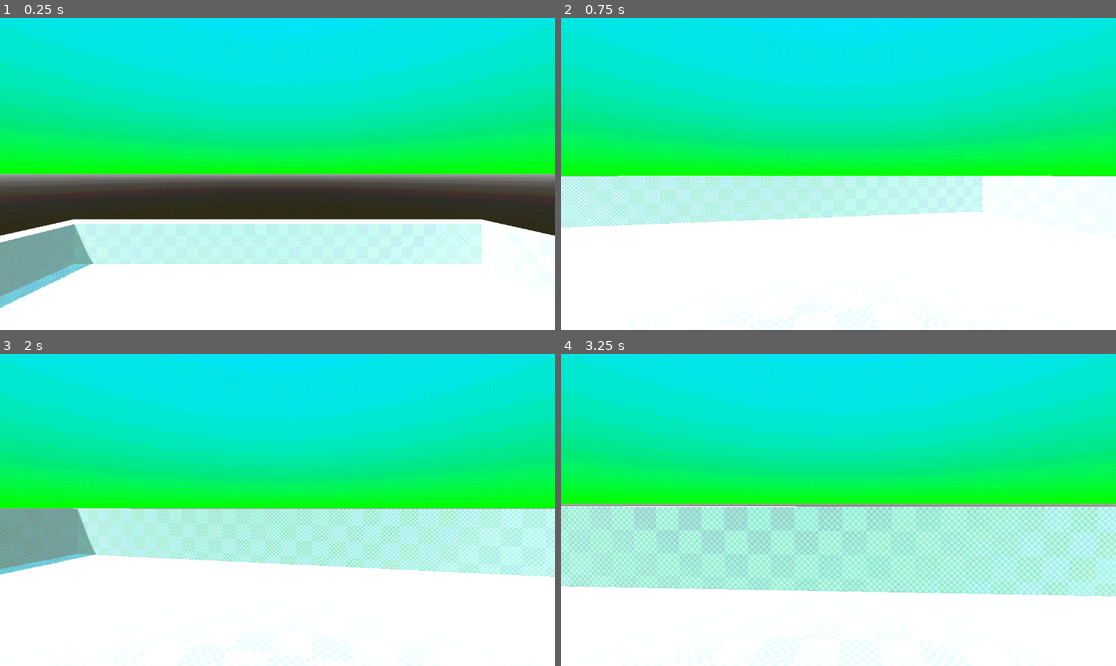
Above: before the commit, frames 1-4 (two rows, left to right).
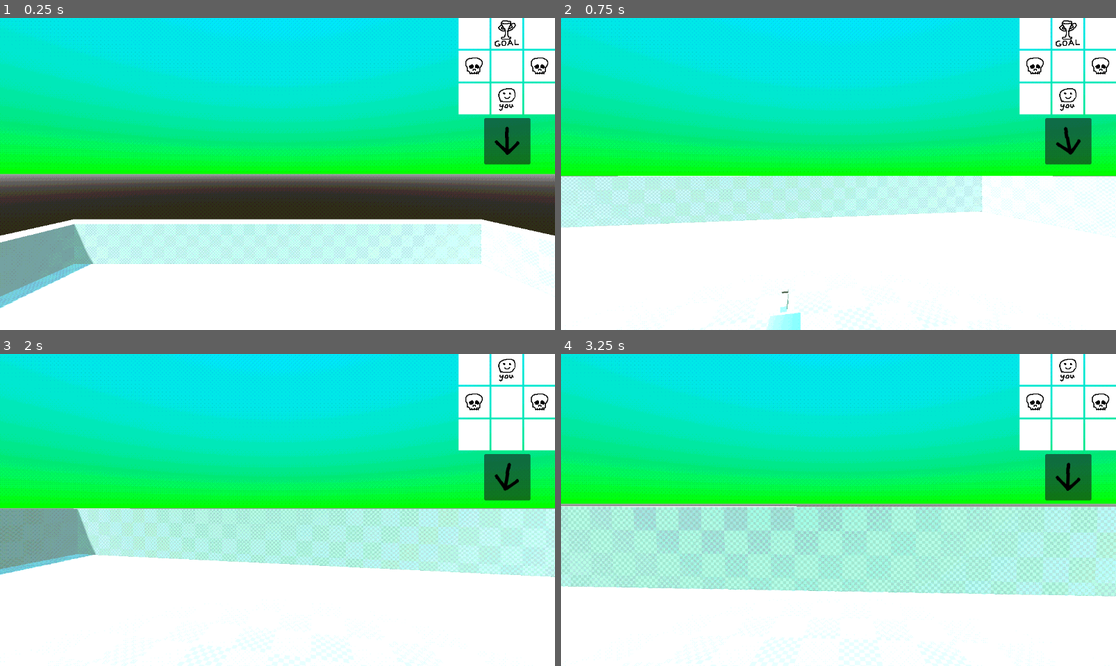
Above: after the commit, the same moments.

Repository: ejohnd98/LSDJam
Game: Godot game, scene res://scenes/game.tscn
Same seed, same stepped clock (60 frames per second), same inputs: the game is played once before the commit and once after it.
Inputs (mouse positions are in pixels of both pictures, inside the frame that each line leads up to):
- Up to frame 1 (0.25 s): no input
- Up to frame 2 (0.75 s): move the mouse to (866, 174) at 0.52 s; hold W (Forward) from 0.53 s (still down)
- Up to frame 3 (2 s): keep holding W (Forward); tap Space (Jump) at 0.77, 1.52 s; move the mouse to (249, 510) at 1.27 s
- Up to frame 4 (3.25 s): keep holding W (Forward); move the mouse to (849, 503) at 2.02 s; move the mouse to (832, 516) at 2.77 s; tap Space (Jump) at 3.02 s

The runs differ from the first frame. In frame 1, 6.3% of the frame differs, in the area x 82-100%, y 0-47%; in frame 2, 6.6%, in the area x 37-100%, y 0-100%; in frame 3, 6.3%; in frame 4, 6.3%.

Commit message:
Started work on dream grid

Diff:
--- /dev/null
+++ b/scenes/CompassUI.gd
@@ -0,0 +1,9 @@
+extends Panel
+
+@onready var player_node = $"../../SubViewport/Game/Player"
+@onready var compass_node = $TextureRect
+
+
+# Called every frame. 'delta' is the elapsed time since the previous frame.
+func _process(delta):
+	$TextureRect.rotation = player_node.get_player_rotation()
--- /dev/null
+++ b/scenes/DreamGrid.gd
@@ -0,0 +1,36 @@
+extends Control
+
+var grid_size = Vector2i.ZERO
+var grid = []
+var player_position = Vector2i.ZERO
+
+# Called when the node enters the scene tree for the first time.
+func _ready():
+	populate_grid_array()
+
+func populate_grid_array():
+	grid_size.x = $GridContainer.columns
+	grid_size.y = $GridContainer.get_child_count() / grid_size.x
+	for x in grid_size.x:
+		grid.append([])
+		for y in grid_size.y:
+			grid[x].append($GridContainer.get_child(y*grid_size.x + x))
+	print("populated grid of size: " + str(grid_size))
+
+	for x in grid_size.x:
+		for y in grid_size.y:
+			if grid[x][y].is_start:
+				player_position = Vector2i(x,y)
+
+
+func move_in_direction (direction: Vector2i):
+	player_position.x = wrap(player_position.x + direction.x, 0, grid_size.x)
+	player_position.y = wrap(player_position.y - direction.y, 0, grid_size.y)
+	for x in grid_size.x:
+		for y in grid_size.y:
+			grid[x][y].UpdateTexture(player_position == Vector2i(x,y))
+
+
+# Called every frame. 'delta' is the elapsed time since the previous frame.
+func _process(delta):
+	pass
--- /dev/null
+++ b/scenes/dream_cell.gd
@@ -0,0 +1,25 @@
+class_name DreamCell
+
+extends Node
+
+@export var scene_name: String = "default_scene"
+
+@export var is_nightmare = false
+@export var is_goal = false
+@export var is_start = false
+
+func _ready():
+	UpdateTexture(is_start)
+
+func UpdateTexture(showPlayer: bool = false):
+	if showPlayer:
+		$Overlay.texture = load("res://textures/DreamGrid/you_icon.png")
+		$Overlay.visible = true
+	elif is_goal:
+		$Overlay.texture = load("res://textures/DreamGrid/goal_icon.png")
+		$Overlay.visible = true
+	elif is_nightmare:
+		$Overlay.texture = load("res://textures/DreamGrid/skull_icon.png")
+		$Overlay.visible = true
+	else:
+		$Overlay.visible = false
--- /dev/null
+++ b/scenes/dream_cell.tscn
@@ -0,0 +1,16 @@
+[gd_scene load_steps=3 format=3 uid="uid://cyndvm76up426"]
+
+[ext_resource type="Texture2D" uid="uid://c0umprwf2tnk0" path="res://textures/DreamGrid/dream_icon.png" id="1_3ft4y"]
+[ext_resource type="Script" path="res://scenes/dream_cell.gd" id="2_muwyj"]
+
+[node name="DreamCell" type="TextureRect"]
+texture = ExtResource("1_3ft4y")
+script = ExtResource("2_muwyj")
+
+[node name="Overlay" type="TextureRect" parent="."]
+layout_mode = 1
+anchors_preset = 15
+anchor_right = 1.0
+anchor_bottom = 1.0
+grow_horizontal = 2
+grow_vertical = 2
--- /dev/null
+++ b/scenes/dream_grid.tscn
@@ -0,0 +1,54 @@
+[gd_scene load_steps=3 format=3 uid="uid://dusmamsayjyke"]
+
+[ext_resource type="PackedScene" uid="uid://cyndvm76up426" path="res://scenes/dream_cell.tscn" id="1_tp6mm"]
+[ext_resource type="Script" path="res://scenes/DreamGrid.gd" id="1_x6758"]
+
+[node name="Control" type="Control"]
+custom_minimum_size = Vector2(300, 300)
+layout_mode = 3
+anchors_preset = 1
+anchor_left = 1.0
+anchor_right = 1.0
+grow_horizontal = 0
+script = ExtResource("1_x6758")
+
+[node name="GridContainer" type="GridContainer" parent="."]
+layout_mode = 1
+anchors_preset = 1
+anchor_left = 1.0
+anchor_right = 1.0
+offset_left = -200.0
+offset_bottom = 200.0
+grow_horizontal = 0
+columns = 3
+
+[node name="DreamCell" parent="GridContainer" instance=ExtResource("1_tp6mm")]
+layout_mode = 2
+
+[node name="DreamCell2" parent="GridContainer" instance=ExtResource("1_tp6mm")]
+layout_mode = 2
+is_goal = true
+
+[node name="DreamCell3" parent="GridContainer" instance=ExtResource("1_tp6mm")]
+layout_mode = 2
+
+[node name="DreamCell4" parent="GridContainer" instance=ExtResource("1_tp6mm")]
+layout_mode = 2
+is_nightmare = true
+
+[node name="DreamCell5" parent="GridContainer" instance=ExtResource("1_tp6mm")]
+layout_mode = 2
+
+[node name="DreamCell6" parent="GridContainer" instance=ExtResource("1_tp6mm")]
+layout_mode = 2
+is_nightmare = true
+
+[node name="DreamCell7" parent="GridContainer" instance=ExtResource("1_tp6mm")]
+layout_mode = 2
+
+[node name="DreamCell8" parent="GridContainer" instance=ExtResource("1_tp6mm")]
+layout_mode = 2
+is_start = true
+
+[node name="DreamCell9" parent="GridContainer" instance=ExtResource("1_tp6mm")]
+layout_mode = 2
--- a/scenes/game.gd
+++ b/scenes/game.gd
@@ -10,6 +10,10 @@
 # Called when the node enters the scene tree for the first time.
 func _ready():
 	load_new_scene(default_scene)
+
+func move_in_direction(direction: Vector2i):
+	$"../../CanvasLayer/DreamGrid".move_in_direction(direction)
+	pass
 
 # todo: make this async
 func load_new_scene(new_scene_name: String):
--- a/scenes/game.tscn
+++ b/scenes/game.tscn
@@ -1,8 +1,11 @@
-[gd_scene load_steps=5 format=3 uid="uid://dkl7w62v1wrua"]
+[gd_scene load_steps=8 format=3 uid="uid://dkl7w62v1wrua"]
 
 [ext_resource type="Script" path="res://scenes/game.gd" id="1_23n8w"]
 [ext_resource type="Shader" path="res://shaders/psxpost.gdshader" id="1_nkerm"]
 [ext_resource type="PackedScene" uid="uid://cb8ennhmak0c6" path="res://scenes/player/player.tscn" id="3_t1v70"]
+[ext_resource type="PackedScene" uid="uid://dusmamsayjyke" path="res://scenes/dream_grid.tscn" id="4_u0qry"]
+[ext_resource type="Script" path="res://scenes/CompassUI.gd" id="5_3dlvi"]
+[ext_resource type="Texture2D" uid="uid://8w62pgk0otf1" path="res://textures/DreamGrid/direction_icon.png" id="5_pdtja"]
 
 [sub_resource type="ShaderMaterial" id="ShaderMaterial_6uqtb"]
 shader = ExtResource("1_nkerm")
@@ -35,4 +38,39 @@
 wait_time = 0.01
 one_shot = true
 
+[node name="CanvasLayer" type="CanvasLayer" parent="."]
+
+[node name="DreamGrid" parent="CanvasLayer" instance=ExtResource("4_u0qry")]
+offset_left = -300.0
+offset_bottom = 300.0
+
+[node name="Compass" type="Panel" parent="CanvasLayer"]
+custom_minimum_size = Vector2(96, 96)
+anchors_preset = 1
+anchor_left = 1.0
+anchor_right = 1.0
+offset_left = -147.0
+offset_top = 208.0
+offset_right = -51.0
+offset_bottom = 304.0
+grow_horizontal = 0
+script = ExtResource("5_3dlvi")
+
+[node name="TextureRect" type="TextureRect" parent="CanvasLayer/Compass"]
+layout_mode = 1
+anchors_preset = 8
+anchor_left = 0.5
+anchor_top = 0.5
+anchor_right = 0.5
+anchor_bottom = 0.5
+offset_left = -32.0
+offset_top = -32.0
+offset_right = 32.0
+offset_bottom = 32.0
+grow_horizontal = 2
+grow_vertical = 2
+pivot_offset = Vector2(32, 32)
+size_flags_horizontal = 4
+texture = ExtResource("5_pdtja")
+
 [connection signal="timeout" from="SubViewport/Game/SceneChangeTimer" to="SubViewport/Game" method="_on_scene_change_timer"]
--- /dev/null
+++ b/scenes/interactables/direction_trigger.gd
@@ -0,0 +1,13 @@
+extends Area3D
+
+@export var grid_direction: Vector2i = Vector2i.ZERO
+
+func _ready():
+	var angle = atan2(float(grid_direction.y), float(grid_direction.x))
+	var rot_matrix = Basis(Vector3.UP, angle).get_euler()
+	$ArrowPivot.rotation = rot_matrix
+
+#TODO: make this "on click"
+func _on_body_entered(body):
+	if body.is_in_group("player"):
+		get_tree().get_root().get_node("SubViewportContainer/SubViewport/Game").move_in_direction(grid_direction)
--- /dev/null
+++ b/scenes/interactables/direction_trigger.tscn
@@ -0,0 +1,52 @@
+[gd_scene load_steps=10 format=3 uid="uid://bhs0hsqqfyrkg"]
+
+[ext_resource type="Script" path="res://scenes/interactables/direction_trigger.gd" id="1_nl4vh"]
+[ext_resource type="Shader" path="res://shaders/psxmodel.gdshader" id="2_5q8sh"]
+
+[sub_resource type="BoxMesh" id="BoxMesh_gkhko"]
+size = Vector3(0.25, 0.5, 0.25)
+
+[sub_resource type="Gradient" id="Gradient_fbai2"]
+colors = PackedColorArray(2.31028e-06, 0.618021, 0.95532, 1, 1, 0.65098, 1, 1)
+
+[sub_resource type="GradientTexture1D" id="GradientTexture1D_5ykml"]
+gradient = SubResource("Gradient_fbai2")
+
+[sub_resource type="ShaderMaterial" id="ShaderMaterial_pq8ve"]
+render_priority = 0
+shader = ExtResource("2_5q8sh")
+shader_parameter/affine_mapping = true
+shader_parameter/alpha_scissor = 0.5
+shader_parameter/jitter = 0.25
+shader_parameter/resolution = Vector2i(320, 240)
+shader_parameter/albedo = SubResource("GradientTexture1D_5ykml")
+
+[sub_resource type="BoxShape3D" id="BoxShape3D_cvwl0"]
+size = Vector3(0.25, 0.5, 0.25)
+
+[sub_resource type="StandardMaterial3D" id="StandardMaterial3D_ukmnd"]
+
+[sub_resource type="TextMesh" id="TextMesh_n7gq7"]
+material = SubResource("StandardMaterial3D_ukmnd")
+text = "→"
+font_size = 32
+
+[node name="SceneTrigger" type="Area3D"]
+script = ExtResource("1_nl4vh")
+grid_direction = Vector2i(0, 1)
+
+[node name="MeshInstance3D" type="MeshInstance3D" parent="."]
+mesh = SubResource("BoxMesh_gkhko")
+surface_material_override/0 = SubResource("ShaderMaterial_pq8ve")
+
+[node name="CollisionShape3D" type="CollisionShape3D" parent="."]
+shape = SubResource("BoxShape3D_cvwl0")
+
+[node name="ArrowPivot" type="Node3D" parent="."]
+
+[node name="ArrowMesh" type="MeshInstance3D" parent="ArrowPivot"]
+transform = Transform3D(-1, 0, -8.74228e-08, 0, 1, 0, 8.74228e-08, 0, -1, 0, 0.460526, 0)
+mesh = SubResource("TextMesh_n7gq7")
+skeleton = NodePath("../..")
+
+[connection signal="body_entered" from="." to="." method="_on_body_entered"]
--- a/scenes/player/Player.gd
+++ b/scenes/player/Player.gd
@@ -16,6 +16,9 @@
 
 func _ready():
 	Input.set_mouse_mode(Input.MOUSE_MODE_CAPTURED)
+
+func get_player_rotation():
+	return $CameraPivot.rotation.y
 
 func _unhandled_input(event):
 	if is_frozen:
--- a/scenes/scenes/default_scene.tscn
+++ b/scenes/scenes/default_scene.tscn
@@ -1,7 +1,7 @@
 [gd_scene load_steps=6 format=3 uid="uid://cr25ba7cqrw1l"]
 
 [ext_resource type="Material" uid="uid://o4lttwvxltjy" path="res://materials/blockout_grid.tres" id="1_0bp01"]
-[ext_resource type="PackedScene" uid="uid://bxew2e2p6bqqc" path="res://scenes/interactables/scene_trigger.tscn" id="2_8it4w"]
+[ext_resource type="PackedScene" uid="uid://bhs0hsqqfyrkg" path="res://scenes/interactables/direction_trigger.tscn" id="2_aadbs"]
 
 [sub_resource type="ProceduralSkyMaterial" id="ProceduralSkyMaterial_r8o0x"]
 sky_top_color = Color(0, 0.886275, 0.996078, 1)
@@ -37,6 +37,17 @@
 operation = 2
 material = ExtResource("1_0bp01")
 
-[node name="SceneTrigger" parent="." instance=ExtResource("2_8it4w")]
-transform = Transform3D(1, 0, 0, 0, 1, 0, 0, 0, 1, -5.71332, 0, 0)
-transition_to = "test_scene1"
+[node name="SceneTrigger2" parent="." instance=ExtResource("2_aadbs")]
+transform = Transform3D(1, 0, 0, 0, 1, 0, 0, 0, 1, -0.0479469, -0.428641, 1.96294)
+
+[node name="SceneTrigger5" parent="." instance=ExtResource("2_aadbs")]
+transform = Transform3D(1, 0, 0, 0, 1, 0, 0, 0, 1, -0.0479469, -0.428641, -2.03706)
+grid_direction = Vector2i(0, -1)
+
+[node name="SceneTrigger3" parent="." instance=ExtResource("2_aadbs")]
+transform = Transform3D(1, 0, 0, 0, 1, 0, 0, 0, 1, -2.04795, -0.428641, -0.0370574)
+grid_direction = Vector2i(1, 0)
+
+[node name="SceneTrigger4" parent="." instance=ExtResource("2_aadbs")]
+transform = Transform3D(1, 0, 0, 0, 1, 0, 0, 0, 1, 1.95205, -0.428641, -0.0370574)
+grid_direction = Vector2i(-1, 0)
Binary file added: textures/DreamGrid/direction_icon.png
Not shown, added: textures/DreamGrid/direction_icon.png.import
Binary file added: textures/DreamGrid/dream_icon.png
Not shown, added: textures/DreamGrid/dream_icon.png.import
Binary file added: textures/DreamGrid/goal_icon.png
Not shown, added: textures/DreamGrid/goal_icon.png.import
Binary file added: textures/DreamGrid/key_icon.png
Not shown, added: textures/DreamGrid/key_icon.png.import
Binary file added: textures/DreamGrid/lock_icon.png
Not shown, added: textures/DreamGrid/lock_icon.png.import
Binary file added: textures/DreamGrid/nightmare_icon.png
Not shown, added: textures/DreamGrid/nightmare_icon.png.import
(and 6 more such lines)
